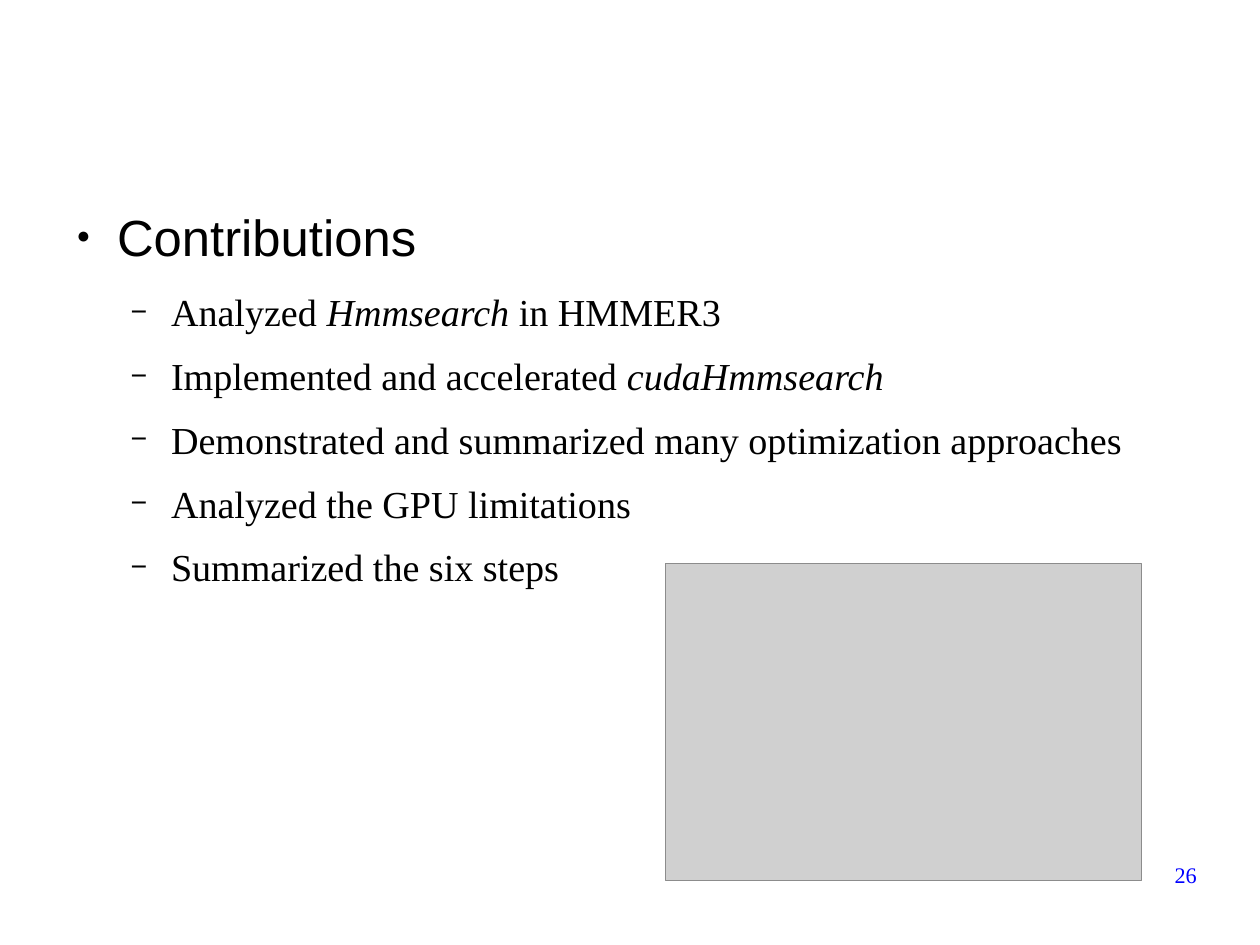
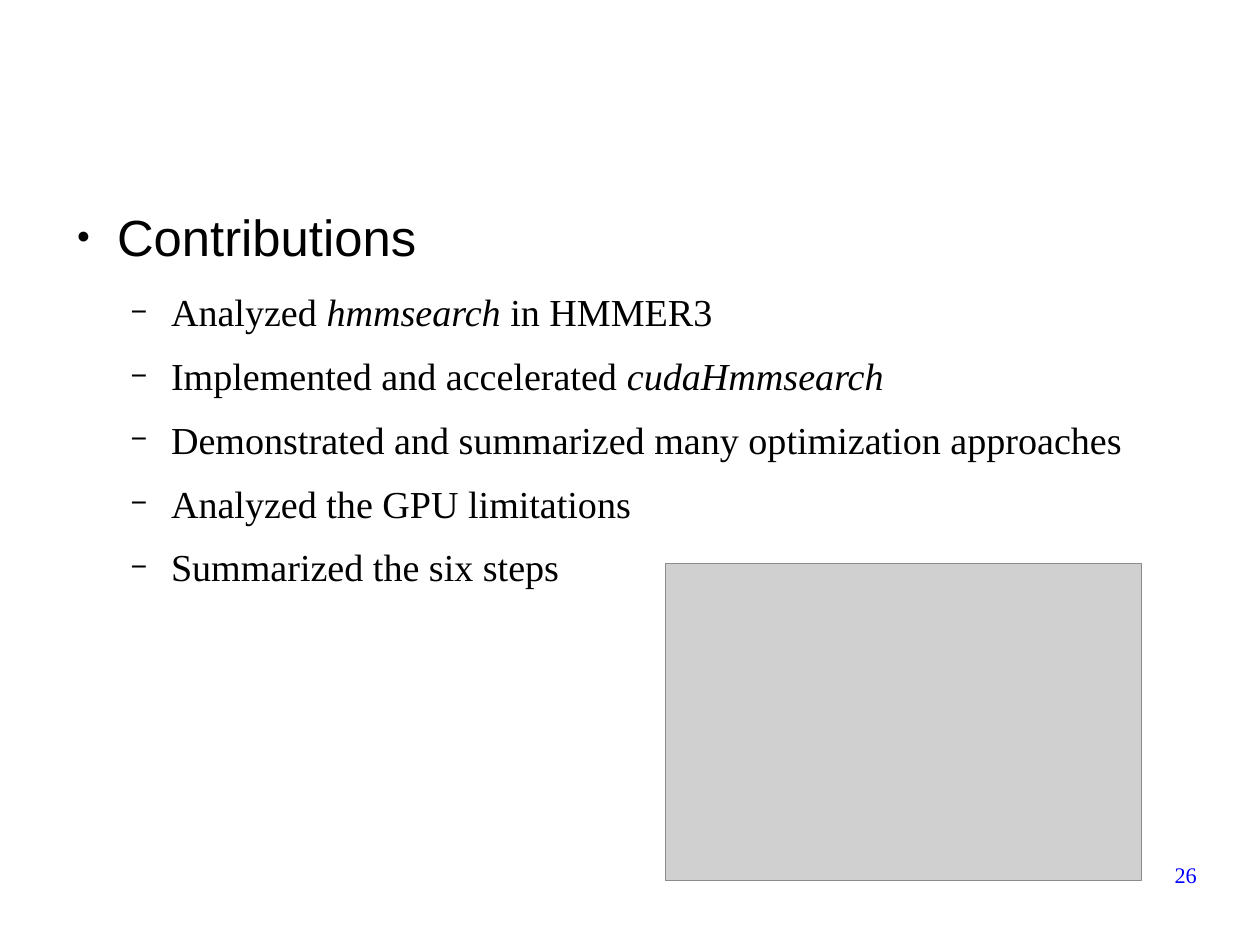
Before and after one commit to forestcheng/cudahmmsearch, a slide deck: slide 26 of thesis/thesisDefense.odp. Drawn at 1260x945 pixels with LibreOffice and Linux fonts; fonts in the diff are those of the drawing; grey boxes stand for pictures; background and template pictures are left out. Boxes give left, top, right and bottom in pixels: in the first picture for what was removed or moved away, otherwise in the second. Text is boxed around its words. In the diff, an @@ line names an element or a change of style, - is before the commit and + after.

```diff
--- a/thesis/thesisDefense.odp
+++ b/thesis/thesisDefense.odp
@@ text at box(171, 299, 712, 334): text changed @@
-  − Analyzed Hmmsearch in HMMER3
+  − Analyzed hmmsearch in HMMER3
```
Also in this commit, not shown: 6 other slides changed, 1 other file.
